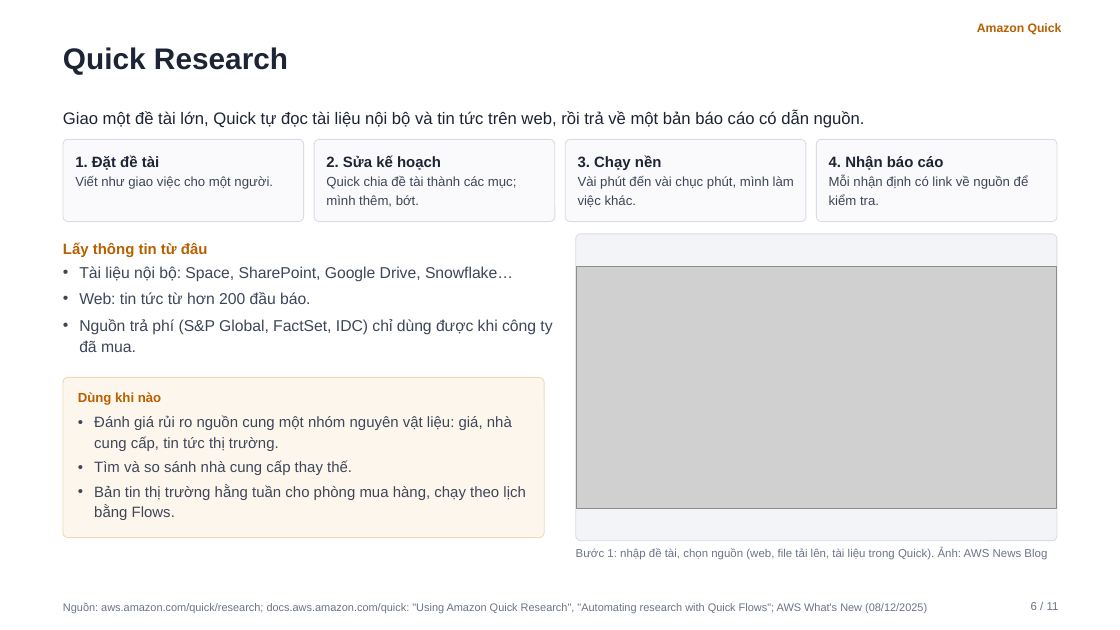
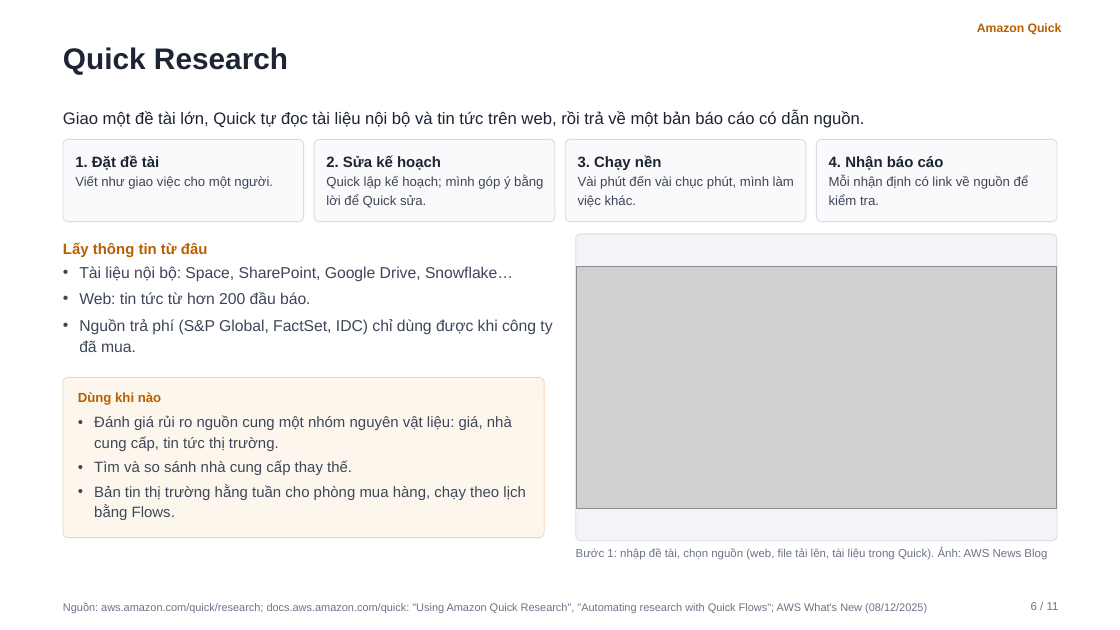
Before and after one commit to hiepnhoc/HiGa, a slide deck: slide 6 of public/slides/amazon-quick/amazon-quick.pptx. Drawn at 1120x630 pixels with LibreOffice and Linux fonts; fonts in the diff are those of the drawing; grey boxes stand for pictures. Boxes give left, top, right and bottom in pixels: in the first picture for what was removed or moved away, otherwise in the second. Text is boxed around its words. In the diff, an @@ line names an element or a change of style, - is before the commit and + after.

```diff
--- a/public/slides/amazon-quick/amazon-quick.pptx
+++ b/public/slides/amazon-quick/amazon-quick.pptx
@@ text at [326,176,543,208]: text changed @@
-Quick chia đề tài thành các mục; mình thêm, bớt.
+Quick lập kế hoạch; mình góp ý bằng lời để Quick sửa.
```
Also in this commit, not shown: 8 other files.
